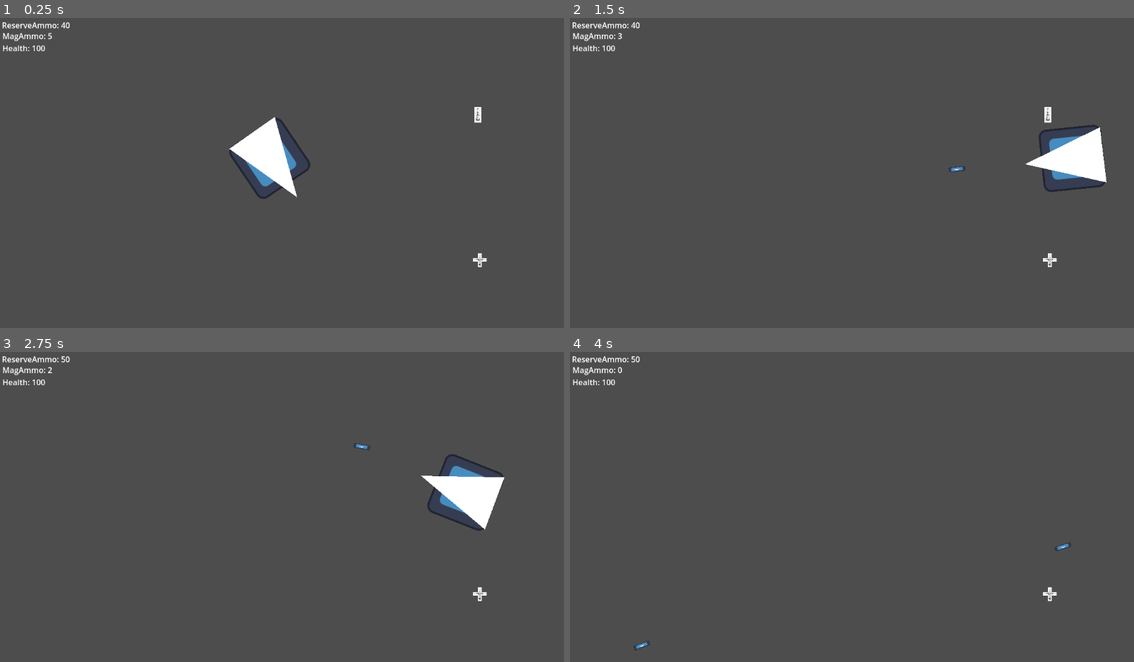
Above: before the commit, frames 1-4 (two rows, left to right).
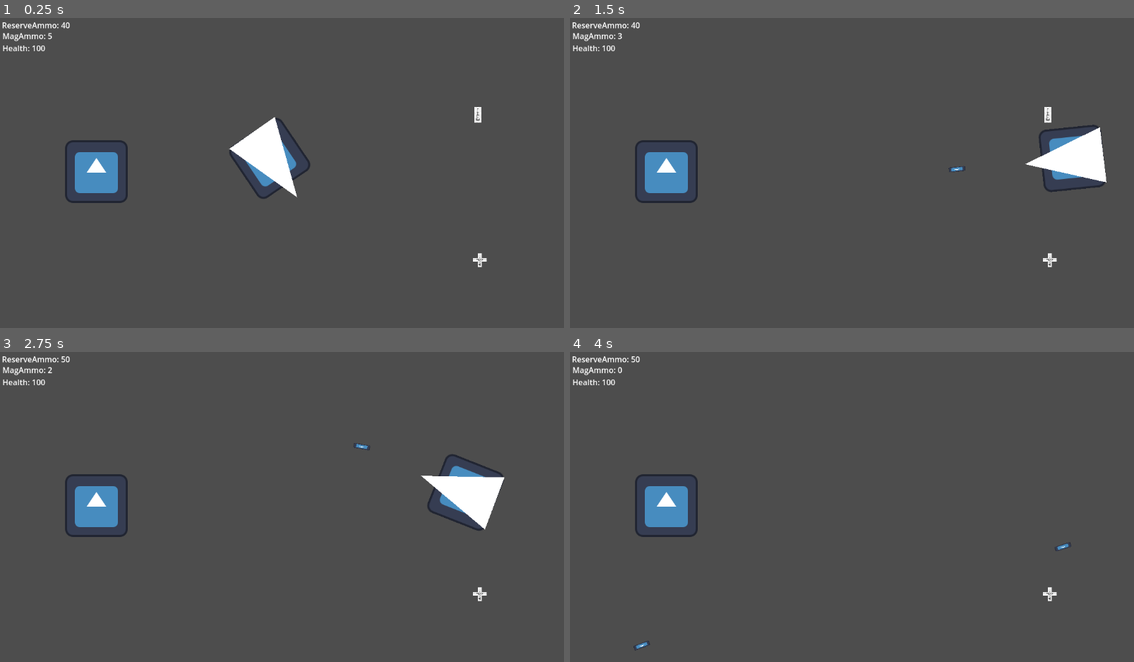
Above: after the commit, the same moments.

Repository: TheWhiteWolf0/Shooter-Game
Game: Godot game, scene res://Scenes/node_2d.tscn
Two runs of this game, one before a commit and one after it. Both use one fixed random seed, a clock stepped at 60 frames per second and the inputs below. The engine's default icon, where the game draws it, is replaced by a stand-in: a white triangle on a blue panel in a dark square.
Inputs (mouse positions are in pixels of both pictures, inside the frame that each line leads up to):
- Up to frame 1 (0.25 s): no input
- Up to frame 2 (1.5 s): tap Enter (ui_accept) at 0.5, 0.77 s; move the mouse to (976, 160) at 0.52 s; hold D (Right) from 0.53 s (still down); click (976, 160) at 0.6 s; move the mouse to (739, 191) at 1.27 s; click (739, 191) at 1.35 s
- Up to frame 3 (2.75 s): tap Enter (ui_accept) at 1.52 s; move the mouse to (338, 441) at 2.02 s; release D (Right) at 2.03 s; hold A (Left) from 2.03 s (still down); click (338, 441) at 2.1 s
- Up to frame 4 (4 s): move the mouse to (823, 575) at 2.77 s; release A (Left) at 2.78 s; hold D (Right) from 2.78 s (still down); click (823, 575) at 2.85 s; tap Enter (ui_accept) at 3.02, 3.77 s; move the mouse to (1021, 556) at 3.52 s; click (1021, 556) at 3.6 s

The runs differ from the first frame. In frame 1, 1.3% of the frame differs, in the area x 11-23%, y 39-60%; in frame 2, 1.3%; in frame 3, 1.3%; in frame 4, 1.3%.

Commit message:
DamageArea
Simple need it to do tick damage
use the delta time process

Diff:
--- a/shootergame/Scenes/node_2d.tscn
+++ b/shootergame/Scenes/node_2d.tscn
@@ -23,6 +23,9 @@
 size = Vector2(14, 32)
 
 [sub_resource type="RectangleShape2D" id="RectangleShape2D_6whob"]
+
+[sub_resource type="RectangleShape2D" id="RectangleShape2D_tx0tn"]
+size = Vector2(118, 119)
 
 [node name="Node2D" type="Node2D"]
 
@@ -73,14 +76,14 @@
 text = "Health: "
 horizontal_alignment = 1
 
-[node name="Area2D" type="Area2D" parent="."]
+[node name="AmmoPack" type="Area2D" parent="."]
 position = Vector2(976, 198)
 
-[node name="CollisionShape2D" type="CollisionShape2D" parent="Area2D"]
+[node name="CollisionShape2D" type="CollisionShape2D" parent="AmmoPack"]
 position = Vector2(1.52588e-05, 0)
 shape = SubResource("RectangleShape2D_u7krg")
 
-[node name="Sprite2D" type="Sprite2D" parent="Area2D"]
+[node name="Sprite2D" type="Sprite2D" parent="AmmoPack"]
 scale = Vector2(0.0155556, 0.052459)
 texture = ExtResource("4_6whob")
 
@@ -100,6 +103,17 @@
 scale = Vector2(0.0316623, -0.0116451)
 texture = ExtResource("4_6whob")
 
-[connection signal="body_entered" from="Area2D" to="Player" method="_on_area_2d_body_entered"]
-[connection signal="body_exited" from="Area2D" to="Player" method="_on_area_2d_body_exited"]
+[node name="DamageAera" type="Area2D" parent="."]
+
+[node name="CollisionShape2D" type="CollisionShape2D" parent="DamageAera"]
+position = Vector2(198, 312)
+shape = SubResource("RectangleShape2D_tx0tn")
+
+[node name="Sprite2D" type="Sprite2D" parent="DamageAera"]
+position = Vector2(197, 314)
+texture = ExtResource("2_v1qfn")
+
+[connection signal="body_entered" from="AmmoPack" to="Player" method="_on_area_2d_body_entered"]
+[connection signal="body_exited" from="AmmoPack" to="Player" method="_on_area_2d_body_exited"]
 [connection signal="body_entered" from="HealthPack" to="Player" method="_on_health_pack_body_entered"]
+[connection signal="body_entered" from="DamageAera" to="Player" method="_on_damage_aera_body_entered"]
--- a/shootergame/Scripts/Player_Script.gd
+++ b/shootergame/Scripts/Player_Script.gd
@@ -69,7 +69,7 @@
 func _on_area_2d_body_entered(body: Node2D) -> void:
 	print("Entered")
 	reserve_ammo = reserve_ammo + 10
-	$"../Area2D".queue_free()
+	$"../AmmoPack".queue_free()
 	pass # Replace with function body.
 
 
@@ -78,3 +78,14 @@
 	player_Health = player_Health + 25
 	$"../HealthPack".queue_free()
 	pass # Replace with function body.
+
+
+
+
+
+func _on_damage_aera_body_entered(body: Node2D) -> void:
+	print("Entered")
+	player_Health = player_Health - 25
+	#$"../DamageAera".queue_free()
+
+	pass # Replace with function body.
Not shown: 1 places in shootergame/Scenes/node_2d.tscn that only renumber resources
